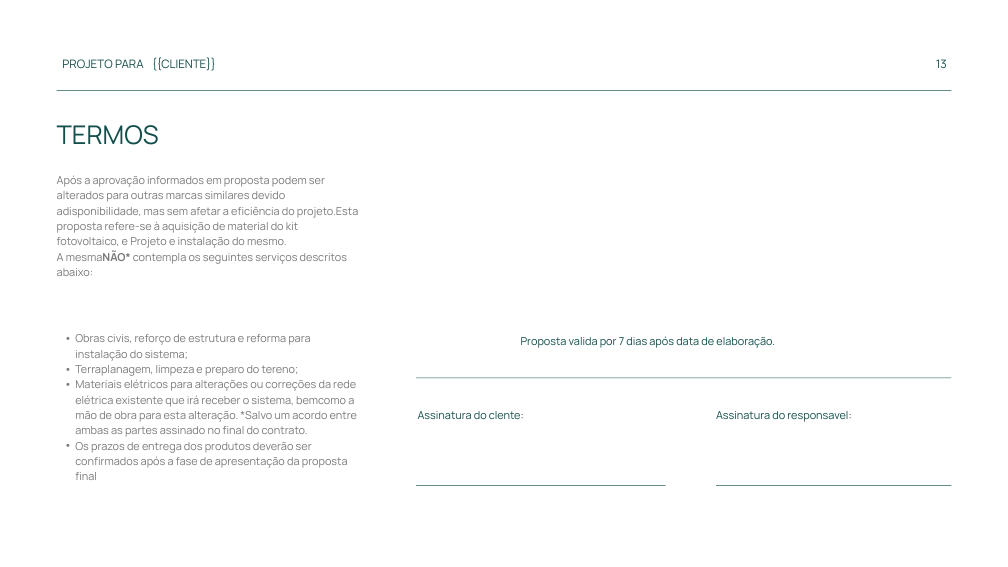
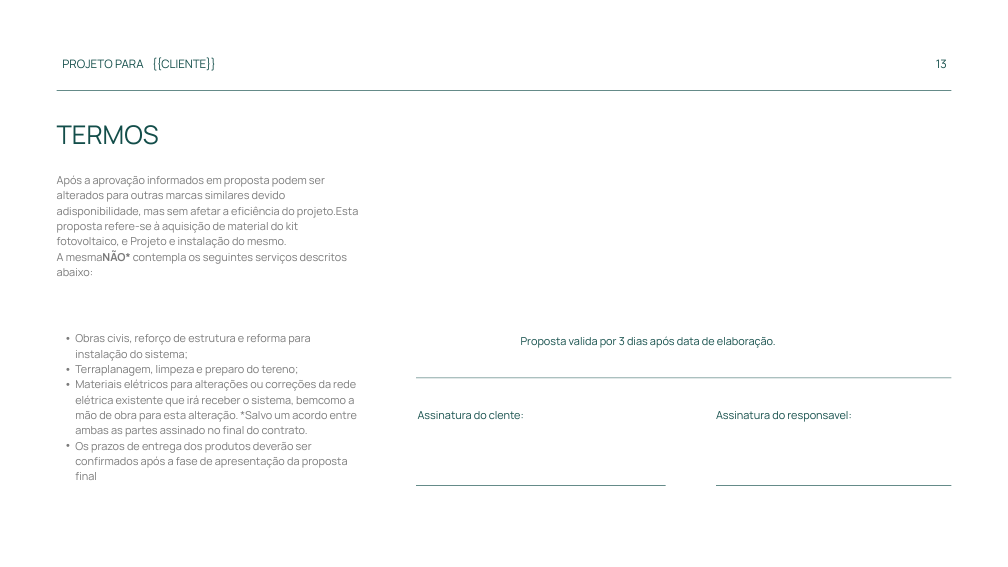
Before and after one commit to Jhtonel/proposta_solar, a slide deck: slide 14 of templates/modelo.pptx. Drawn at 1008x567 pixels with LibreOffice and Linux fonts; fonts in the diff are those of the drawing. Boxes give left, top, right and bottom in pixels: in the first picture for what was removed or moved away, otherwise in the second. Text is boxed around its words. In the diff, an @@ line names an element or a change of style, - is before the commit and + after.

```diff
--- a/templates/modelo.pptx
+++ b/templates/modelo.pptx
@@ text at box(521, 336, 776, 348): text changed @@
-Proposta valida por 7 dias após data de elaboração.
+Proposta valida por 3 dias após data de elaboração.
```
Also in this commit, not shown: 1 other slide changed, 2 other files.
